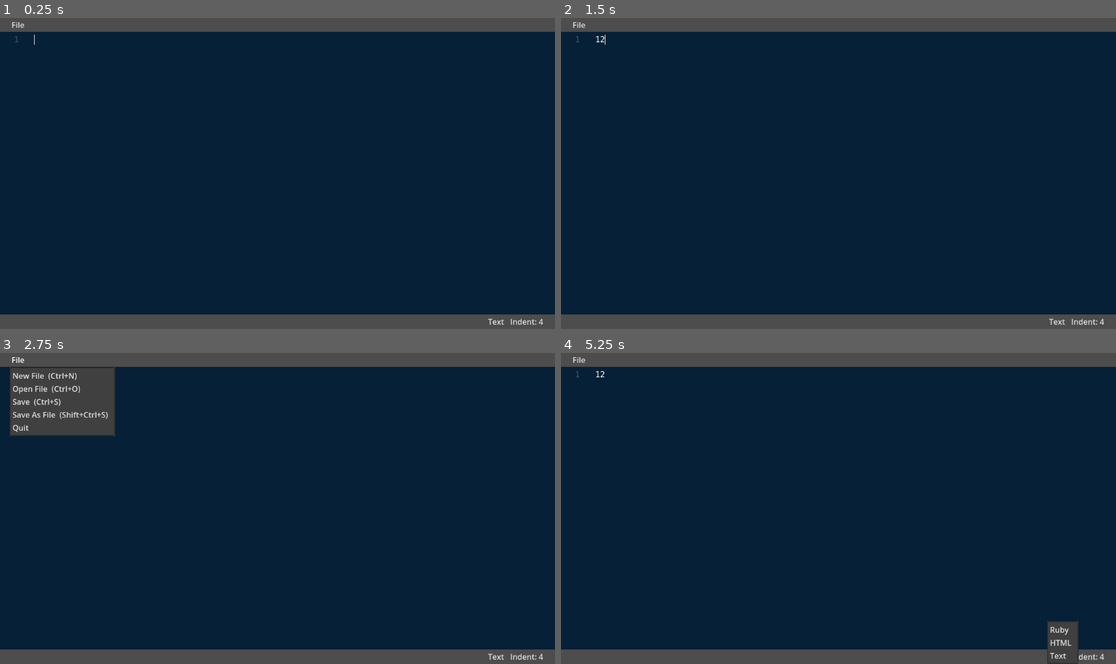
Above: before the commit, frames 1-4 (two rows, left to right).
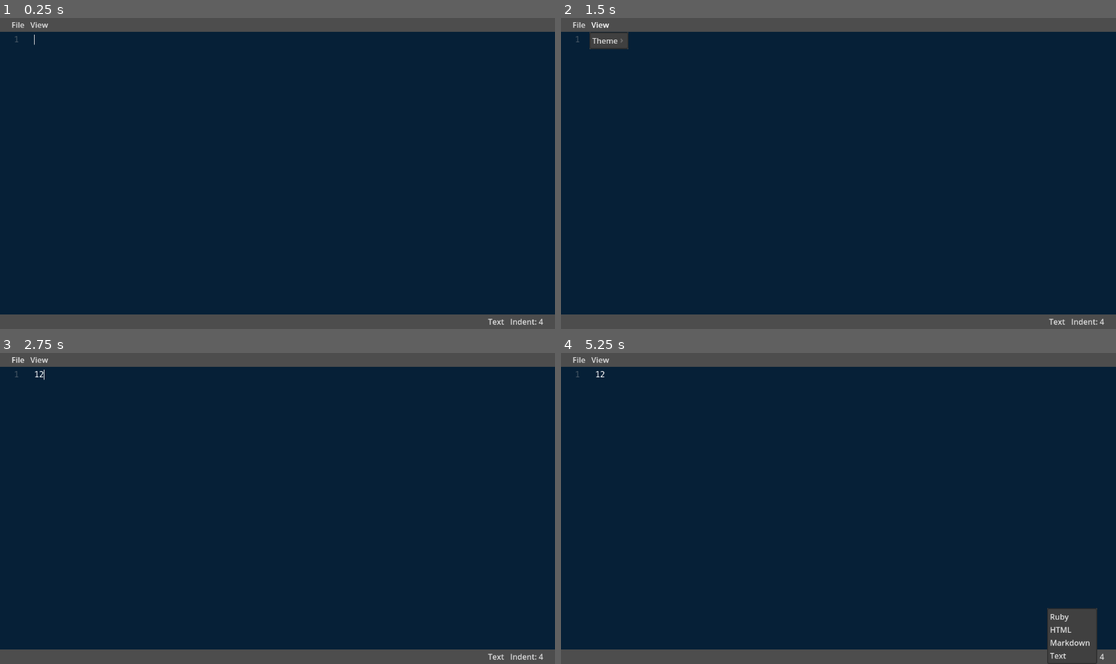
Above: after the commit, the same moments.

Repository: tkmfujise/Godot-general_purpose-examples
Game: Godot game, scene res://Main.tscn
Two runs of this game, one before a commit and one after it. Both use one fixed random seed, a clock stepped at 60 frames per second and the inputs below.
Inputs (mouse positions are in pixels of both pictures, inside the frame that each line leads up to):
- Up to frame 1 (0.25 s): no input
- Up to frame 2 (1.5 s): click (838, 173) at 0.52 s; type "12" at 0.6 s; click (599, 24) at 1.25 s, where only the run after the commit has a clickable "View"
- Up to frame 3 (2.75 s): click "File" at 2 s
- Up to frame 4 (5.25 s): click "Text" at 2.75 s; click "Indent: 4" at 3.5 s; click "File" at 4.25 s; click "Text" at 5 s

The runs differ from the first frame. In frame 1, less than 0.1% of the frame differs, in the area x 5-9%, y 1-4%; in frame 2, 0.4%; in frame 3, 4.2%, in the area x 1-21%, y 1-27%; in frame 4, 0.9%.

Commit message:
テーマの切り替えができるように

Diff:
--- a/Editor/CodeArea.gd
+++ b/Editor/CodeArea.gd
@@ -18,6 +18,7 @@
     syntax_highlighter.set_number_color(_theme.number_color)
     syntax_highlighter.set_function_color(_theme.function_color)
     syntax_highlighter.set_member_variable_color(_theme.member_variable_color)
+    if current_syntax: set_syntax(current_syntax)
 
 
 func set_syntax(syntax: SyntaxResource) -> void:
--- a/Editor/Main.gd
+++ b/Editor/Main.gd
@@ -1,13 +1,16 @@
 extends Control
 
 enum FileMenuId { NEW, OPEN, SAVE, SAVE_AS, QUIT }
+enum ViewMenuId { THEME }
 
 const NEW_FILE_PLACEHOLDER = "Untitled"
 const EXTENSIONS = {
     "Ruby": ["rb", "erb", "ruby"],
     "HTML": ["html", "htm"],
+    "Markdown": ["md", "markdown"],
 }
 const LANG_PLACEHOLDER = "Text"
+const THEMES = ["Gessetti", "Pennarelli"]
 
 var current_file : String
 var current_lang : String
@@ -23,9 +26,9 @@
         .id_pressed.connect(_on_indent_changed_from_menu)
     $BottomBar/SyntaxMenu.get_popup() \
         .id_pressed.connect(_on_syntax_changed_from_menu)
+    generate_theme_menu_items()
     generate_syntax_menu_items()
     $CodeArea.grab_focus()
-    set_code_theme("Gessetti")
     new_file()
 
 
@@ -65,11 +68,23 @@
         $SaveFileDialog.popup()
 
 
-
 func set_code_theme(_theme: String) -> void:
     current_theme = _theme
     var resource  = load("res://code_themes/%s-theme.tres" % _theme)
     $CodeArea.set_code_theme(resource)
+
+
+func generate_theme_menu_items():
+    var popup = $TopBar/ViewMenu.get_popup()
+    var submenu: = PopupMenu.new()
+    submenu.set_name("ThemeMenu")
+    for name in THEMES:
+        submenu.add_radio_check_item(name)
+    popup.add_child(submenu)
+    popup.add_submenu_item("Theme", "ThemeMenu", ViewMenuId.THEME)
+    submenu.set_item_checked(0, true)
+    submenu.id_pressed.connect(_on_code_theme_changed)
+    set_code_theme(THEMES[0])
 
 
 func set_lang(lang: String) -> void:
@@ -104,7 +119,6 @@
         i += 1
     popup.set_item_text(i, LANG_PLACEHOLDER)
     set_lang(LANG_PLACEHOLDER)
-
 
 
 func _input(event):
@@ -143,6 +157,16 @@
     $BottomBar/IndentSizeMenu.text = regex.sub(text, str(indent))
 
 
+func _on_code_theme_changed(index: int) -> void:
+    set_code_theme(THEMES[index])
+    var popup = $TopBar/ViewMenu.get_popup()
+    var submenu_name = popup.get_item_submenu(ViewMenuId.THEME)
+    var submenu = popup.get_node(submenu_name)
+    for i in submenu.item_count:
+        submenu.set_item_checked(i, false)
+    submenu.set_item_checked(index, true)
+
+
 func _on_syntax_changed_from_menu(id_as_index: int) -> void:
     var popup = $BottomBar/SyntaxMenu.get_popup()
     var lang  = popup.get_item_text(id_as_index)
--- a/Editor/Main.tscn
+++ b/Editor/Main.tscn
@@ -43,7 +43,7 @@
 auto_brace_completion_enabled = true
 script = ExtResource("3_wuq7h")
 
-[node name="TopBar" type="HBoxContainer" parent="."]
+[node name="TopBar" type="MenuBar" parent="."]
 layout_mode = 1
 anchors_preset = -1
 anchor_right = 1.0
@@ -53,7 +53,10 @@
 
 [node name="FileMenu" type="MenuButton" parent="TopBar"]
 layout_mode = 2
+offset_right = 35.0
+offset_bottom = 31.0
 text = "File"
+switch_on_hover = true
 item_count = 5
 popup/item_0/text = "New File"
 popup/item_0/id = 0
@@ -66,6 +69,14 @@
 popup/item_4/text = "Quit"
 popup/item_4/id = 4
 script = ExtResource("4_p7uto")
+
+[node name="ViewMenu" type="MenuButton" parent="TopBar"]
+layout_mode = 2
+offset_left = 39.0
+offset_right = 84.0
+offset_bottom = 31.0
+text = "View"
+switch_on_hover = true
 
 [node name="BottomBar" type="HBoxContainer" parent="."]
 layout_mode = 1
--- /dev/null
+++ b/Editor/code_syntaxes/Markdown-syntax.tres
@@ -0,0 +1,17 @@
+[gd_resource type="Resource" script_class="SyntaxResource" load_steps=2 format=3 uid="uid://6bgp47r8oqh"]
+
+[ext_resource type="Script" path="res://resource_definitions/SyntaxResource.gd" id="1_pmg6b"]
+
+[resource]
+script = ExtResource("1_pmg6b")
+indent_size = 2
+regions = {
+"comment": [["> ", ""], ["```", "```"]],
+"constant": [["# ", ""], ["## ", ""], ["### ", ""], ["#### ", ""], ["##### ", ""], ["---", ""]]
+}
+keywords = {
+"string": ["TODO"]
+}
+completions = [["code", "```
+
+```"]]
Renamed: Editor/code_themes/Default-theme.tres -> Editor/code_themes/Pennarelli-theme.tres
Binary file added: Editor/doc/Screenshot.png
Not shown, changed: Editor/.gitignore
Not shown, added: Editor/README.md
Not shown, added: Editor/test/other/sample.rb
